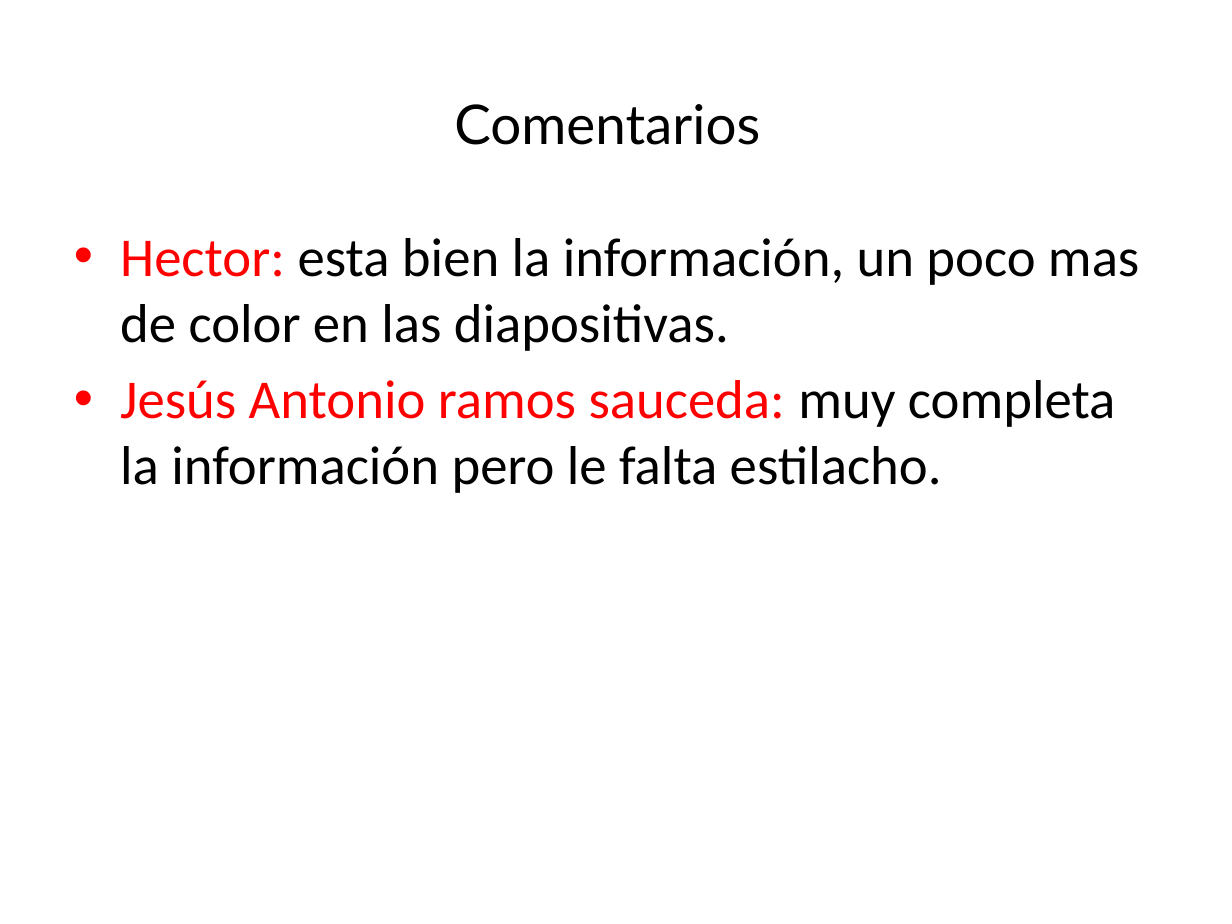
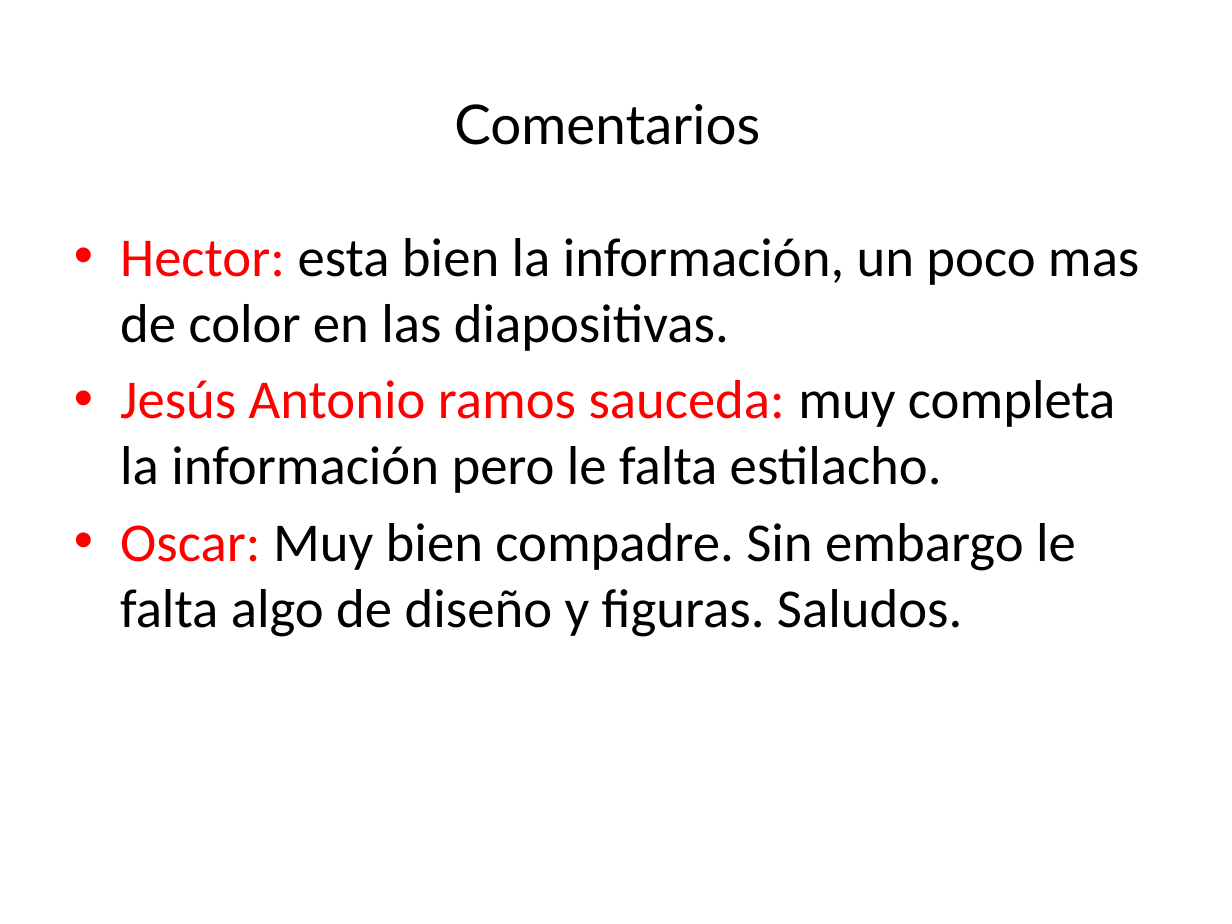
Before and after one commit to lc850/auditoria, a slide deck: slide 12 of unidad III (organizacion).pptx. Drawn at 1232x924 pixels with LibreOffice and Linux fonts; fonts in the diff are those of the drawing. Boxes give left, top, right and bottom in pixels: in the first picture for what was removed or moved away, otherwise in the second. Text is boxed around its words. In the diff, an @@ line names an element or a change of style, - is before the commit and + after.

Commit message:
Oscar

```diff
--- a/unidad III (organizacion).pptx
+++ b/unidad III (organizacion).pptx
@@ text at bbox=[120, 523, 1076, 637]: paragraph added @@
+• Oscar: Muy bien compadre. Sin embargo le falta algo de diseño y figuras. Saludos.
```
Also in this commit, not shown: 4 other files.
